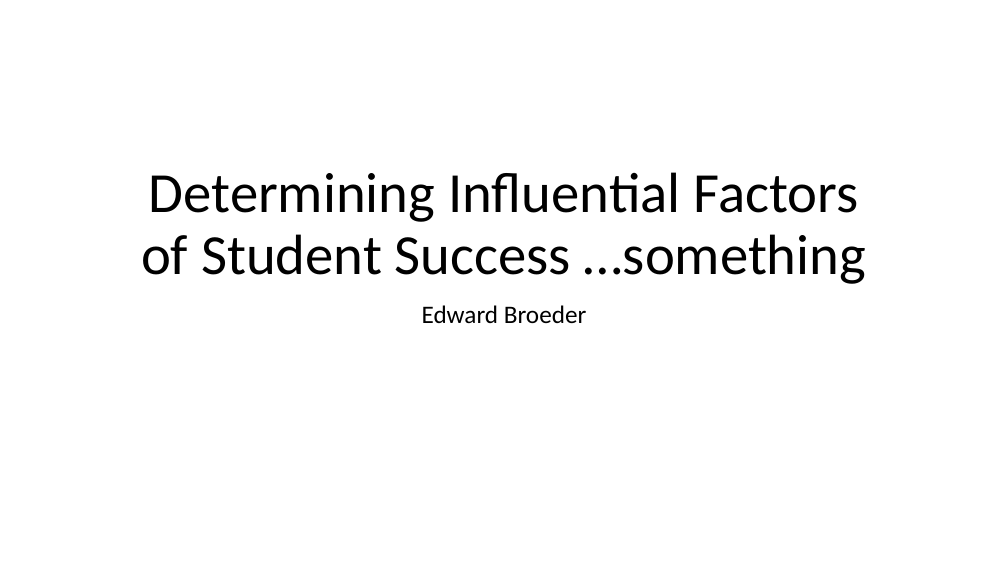
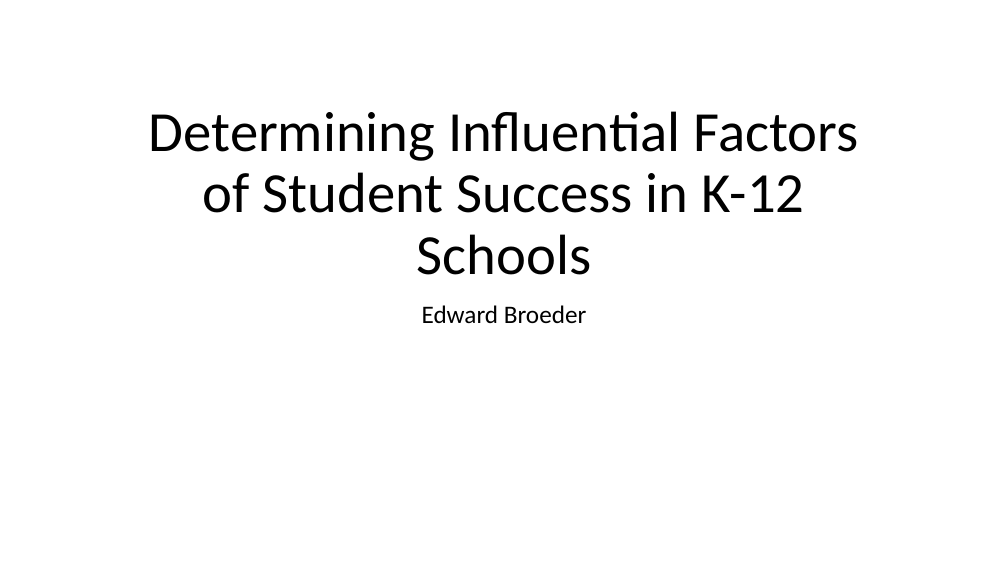
Before and after one commit to eddiebroeder/CS185C_Project, a slide deck: slide 1 of Determining Influential Factors of Student Success.pptx. Drawn at 1008x567 pixels with LibreOffice and Linux fonts; fonts in the diff are those of the drawing. Boxes give left, top, right and bottom in pixels: in the first picture for what was removed or moved away, otherwise in the second. Text is boxed around its words. In the diff, an @@ line names an element or a change of style, - is before the commit and + after.

Commit message:
Change title

```diff
--- a/Determining Influential Factors of Student Success.pptx
+++ b/Determining Influential Factors of Student Success.pptx
@@ title at bbox=[149, 111, 859, 275]: text changed @@
-Determining Influential Factors of Student Success …something
+Determining Influential Factors of Student Success in K-12 Schools
```
